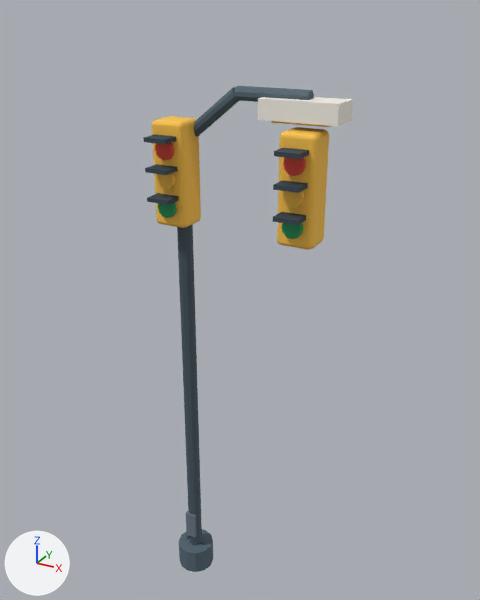
The glTF model public/assets/models/traffic.glb as it was, and as the next commit left it.
The view is the same before and after, from a camera (50 mm lens) standing at (1.42, -2.13, 2.54) and looking at (0.19, 0.11, 1.42). Lighting does not change. The marker at lower left points along +X, +Y and +Z. The older version comes first. Where no turn or scale is listed for an object, it has been applied to the vertices. Vertices at exactly the same position are counted once.

Names of what the first picture shows: 'foot', 'lamp diffuser', 'lamp housing', 'signal sun visor' and 3 more.
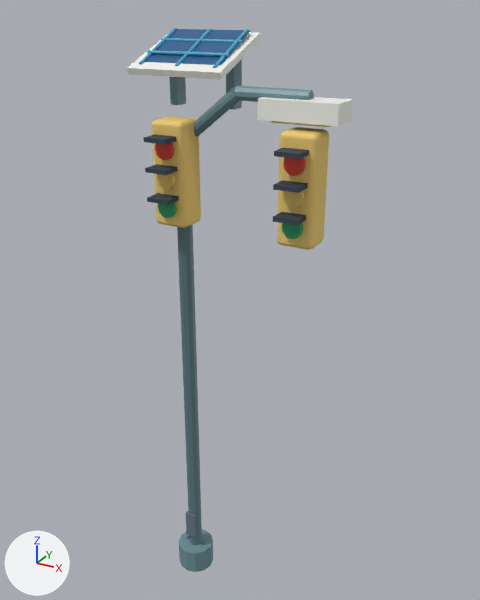
Where the newer file only moved an object's origin or applied its transform, the numbers keep the older frame.

The change, as a diff of the scene's bpy script:
```diff
--- a/public/assets/models/traffic.glb.py
+++ b/public/assets/models/traffic.glb.py
@@ mat_eco_metal @@
 n0 = _N.new('ShaderNodeBsdfPrincipled'); n0.name = 'Principled BSDF'
-n0.inputs[2].default_value = 0.78  # 'Roughness'
+n0.inputs[2].default_value = 0.46  # 'Roughness'
 n1 = _N.new('ShaderNodeOutputMaterial'); n1.name = 'Material Output'
@@ mat_eco_metal @@
 n2 = _N.new('ShaderNodeMix'); n2.name = 'Mix'
 n2.inputs[0].default_value = 1.0  # 'Factor'
-n2.inputs[7].default_value = (0.0844, 0.13, 0.165, 1.0)  # 'B', dark blue #526571
+n2.inputs[7].default_value = (0.159, 0.287, 0.323, 1.0)  # 'B', cyan #6f929a
 n3 = _N.new('ShaderNodeVertexColor'); n3.name = 'Color Attribute'
@@ mat_eco_signal @@
 n2 = _N.new('ShaderNodeMix'); n2.name = 'Mix'
 n2.inputs[0].default_value = 1.0  # 'Factor'
-n2.inputs[7].default_value = (1.0, 0.565, 0.0704, 1.0)  # 'B', orange #ffc64b
+n2.inputs[7].default_value = (0.88, 0.624, 0.178, 1.0)  # 'B', yellow #f1cf75
 n3 = _N.new('ShaderNodeVertexColor'); n3.name = 'Color Attribute'
@@ mat_eco_glass @@
+mat_eco_glass = bpy.data.materials.new('eco.glass')
+# nodes: BsdfPrincipled, Mix, OutputMaterial, VertexColor
+# colours: cyan #55b6db, mixed with the vertex colours
@@ mat_eco_solar @@
+mat_eco_solar = bpy.data.materials.new('eco.solar')
+# nodes: BsdfPrincipled, Mix, OutputMaterial, VertexColor
+# colours: blue #245d90, mixed with the vertex colours
@@ me_cilindro_198 @@
-me_cilindro_198.from_pydata(...)  # 116 vertices, 208 faces; spans x -0.09..0.52, y -0.09..0.09, z 0.0..2.3
+me_cilindro_198.from_pydata(...)  # 132 vertices, 232 faces; spans x -0.15..0.52, y -0.09..0.2, z 0.0..2.43
+# me_cilindro_198 part 1: a new loose piece, a box spanning x -0.146..-0.111, y 0.145..0.205, z 2.19..2.43, in mat_eco_metal
+# me_cilindro_198 part 2: a new loose piece, a box spanning x 0.111..0.146, y 0.145..0.205, z 2.19..2.43, in mat_eco_metal
+# me_cilindro_198 part 3: 26 kept faces spanning x -0.03..0.52, y -0.02..0.03, z 2.08..2.3 get new vertex colours
 me_cilindro_198.materials.append(mat_eco_metal)
@@ me_cubo_1840 @@
 # verts and faces of me_cubo_1840; kept vertices keep their numbers, new ones are numbered from 8
-me_cubo_1840.from_pydata(...)  # 8 vertices, 12 faces; spans x -0.145..0.145, y -0.065..0.065, z -0.035..0.035
+me_cubo_1840.from_pydata(...)  # 16 vertices, 24 faces; spans x -0.7..0.145, y -0.065..0.259, z -0.035..0.23
+# me_cubo_1840 part 4
+verts[8] = (-0.7, -0.05, 0.11)  # pixel (126, 68)
+verts[9] = (-0.7, 0.25, 0.23)  # pixel (171, 30)
+verts[10] = (-0.7, -0.041, 0.087)  # pixel (128, 74)
+verts[11] = (-0.7, 0.259, 0.207)
+for new, old in zip([*range(12, 16)], [*range(8, 12)]): verts[new] = verts[old] + (0.4, 0.0, 0.0)
+faces += [(8, 12, 13), (8, 13, 9), (10, 11, 15), (10, 15, 14), (8, 9, 11), (8, 11, 10)]
+faces += [(8, 10, 12), (10, 14, 12), (12, 14, 13), (13, 14, 15), (9, 13, 15), (9, 15, 11)]
 me_cubo_1840.materials.append(mat_eco_white)
@@ ob_solar_cell_division @@
+ob_solar_cell_division = bpy.data.objects.new('solar cell division', me_cilindro_563)  # 60 vertices, 100 faces; spans x -0.175..0.175, y -0.023..0.223, z 2.347..2.474
+ob_solar_cell_division.location = (0.0, 0.0, 0.0)
@@ ob_photovoltaic_cells @@
+ob_photovoltaic_cells = bpy.data.objects.new('photovoltaic cells', me_photovoltaic_cells_011)  # 4 vertices, 2 faces; spans x -0.175..0.175, y -0.025..0.225, z 2.348..2.468
+ob_photovoltaic_cells.location = (0.0, 0.0, 0.0)
```

What differs and where, as boxes [x1, y1, x2, y2] in the pictures (480 x 600 px):
'lamp diffuser', surface changed
    both: [152, 116, 329, 250]
'foot', surface changed, reshaped
    before: [177, 86, 314, 572]
    after: [169, 59, 314, 572]
'lamp housing', reshaped (136% wider, 217% taller)
    before: [258, 97, 353, 126]
    after: [127, 32, 353, 126]
'photovoltaic cells', added (blue)
    after: [145, 29, 251, 65]
'solar cell division', added (blue)
    after: [139, 28, 249, 68]
part 1 of me_cilindro_198, added (cyan)
    after: [169, 77, 186, 105]
part 2 of me_cilindro_198, added (cyan)
    after: [226, 59, 242, 110]
part 3 of me_cilindro_198, recoloured
    both: [194, 86, 311, 126]
part 4 of me_cubo_1840, added
    after: [127, 32, 261, 80]
